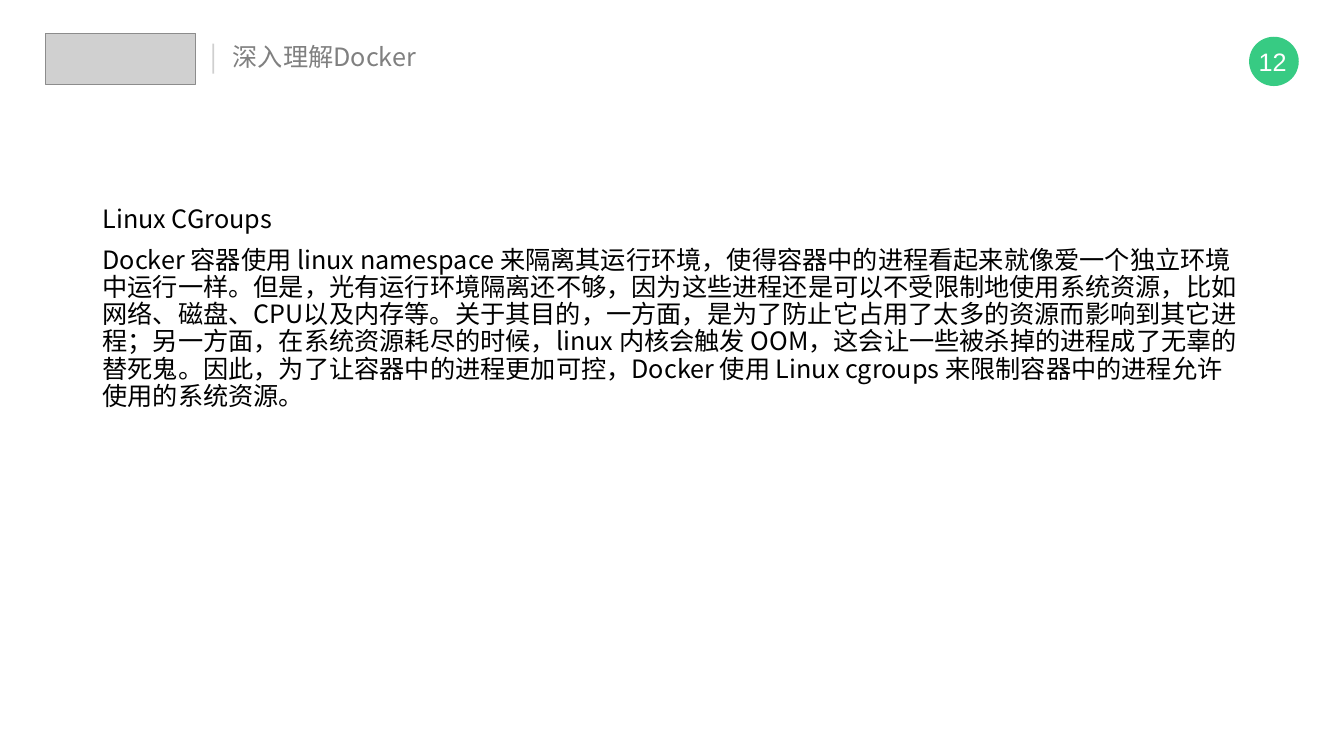
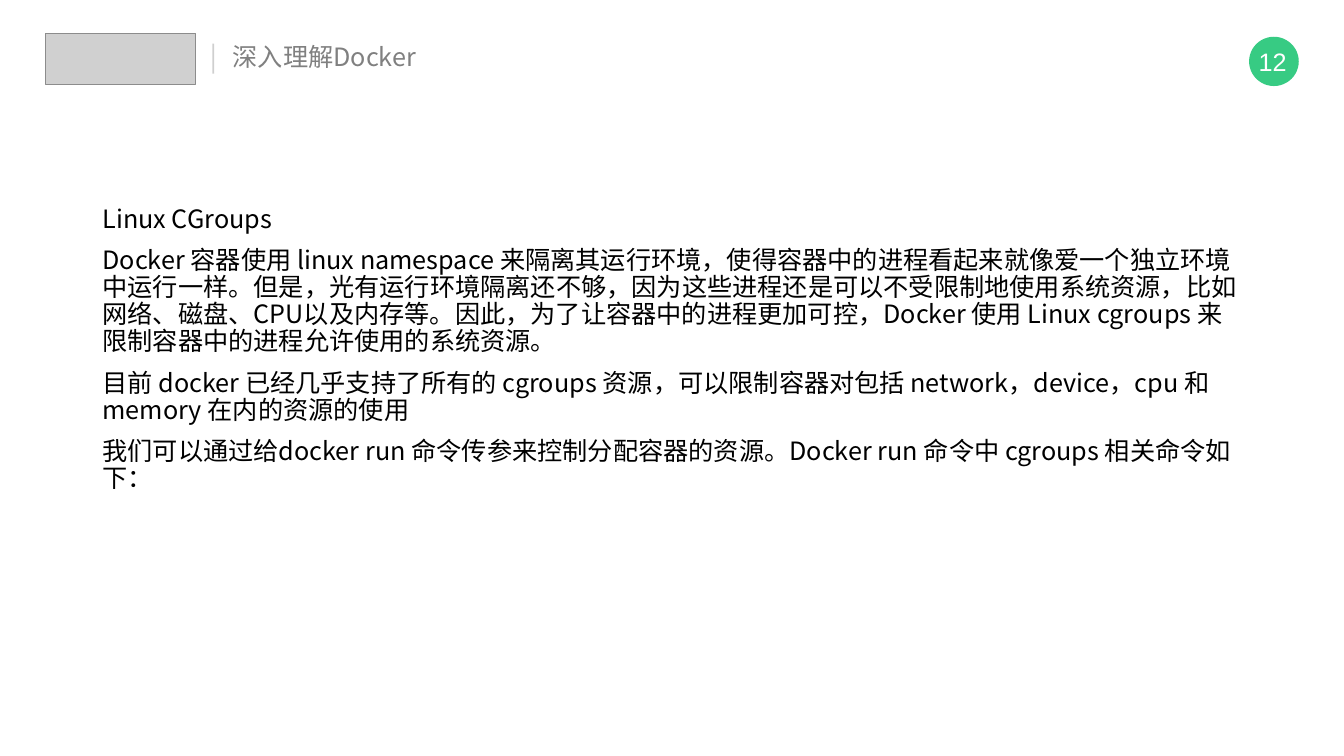
Before and after one commit to IT18Monkey/java-learn-note, a slide deck: slide 18 of 技术分享/浅尝docker.pptx. Drawn at 1344x756 pixels with LibreOffice and Linux fonts; fonts in the diff are those of the drawing; grey boxes stand for pictures. Boxes give left, top, right and bottom in pixels: in the first picture for what was removed or moved away, otherwise in the second. Text is boxed around its words. In the diff, an @@ line names an element or a change of style, - is before the commit and + after.

Commit message:
update

```diff
--- a/技术分享/浅尝docker.pptx
+++ b/技术分享/浅尝docker.pptx
@@ text at (102, 247, 1236, 489): text changed @@
-Docker 容器使用 linux namespace 来隔离其运行环境，使得容器中的进程看起来就像爱一个独立环境中运行一样。但是，光有运行环境隔离还不够，因为这些进程还是可以不受限制地使用系统资源，比如网络、磁盘、CPU以及内存等。关于其目的，一方面，是为了防止它占用了太多的资源而影响到其它进程；另一方面，在系统资源耗尽的时候，linux 内核会触发 OOM，这会让一些被杀掉的进程成了无辜的替死鬼。因此，为了让容器中的进程更加可控，Docker 使用 Linux cgroups 来限制容器中的进程允许使用的系统资源。
+Docker 容器使用 linux namespace 来隔离其运行环境，使得容器中的进程看起来就像爱一个独立环境中运行一样。但是，光有运行环境隔离还不够，因为这些进程还是可以不受限制地使用系统资源，比如网络、磁盘、CPU以及内存等。因此，为了让容器中的进程更加可控，Docker 使用 Linux cgroups 来限制容器中的进程允许使用的系统资源。
+目前 docker 已经几乎支持了所有的 cgroups 资源，可以限制容器对包括 network，device，cpu 和memory 在内的资源的使用
+我们可以通过给docker run 命令传参来控制分配容器的资源。Docker run 命令中 cgroups 相关命令如下：
```
Also in this commit, not shown: 1 other slide changed, 1 slide removed.
